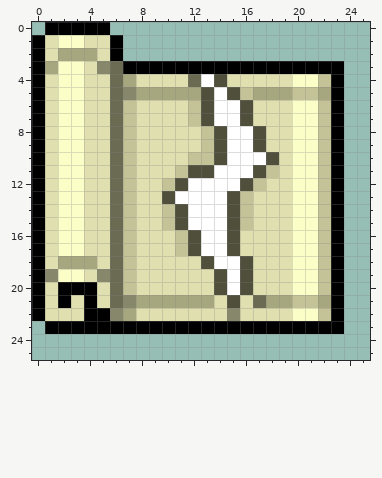
A pixel-art sprite gets an edit: web/public/assets/skill-icons/WZ_ICEWALL.png. The first picture shows the starting point.
The file is 26x26 pixels.
New version:
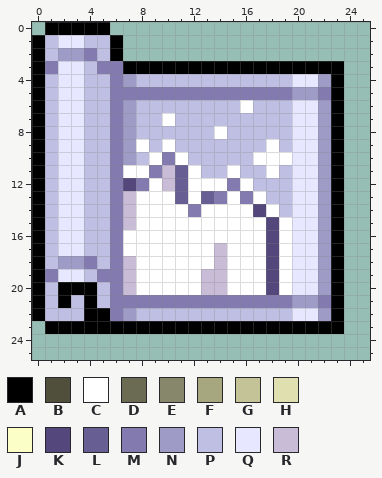
Palette (. is transparent): A #000000  B #4f4f3b  C #ffffff  D #6b6b53  E #87876b  F #a7a77f  G #c3c397  H #dfdfaf  J #fbffc7  K #53477b  L #675f93  M #837baf  N #9f9bc7  P #bfbfe3  Q #e7e7ff  R #c8bcd6
Edits made:
Changed rows in their new state; - is an unchanged pixel.
first column x 1:
 1 PQQPP-----------------
 2 PNNMP-----------------
 3 MQQPMM----------------
 4 PQQPPMNPPPPPPPPPPPPQQN
 5 PQQPPMMMMMMMMMMMMMMNNM
 6 PQQPPMNPPPPPPPPCPPPQQN
 7 PQQPPMNPPCPPPPPPPPPQQN
 8 PQQPPMNPPPPPPCPPPPPQQN
 9 PQQPPMNCPCPPPPPPPCPQQN
10 PQQPPMNPCMCPPPPP-CCQQN
11 PQQPPMCCMRLCPP-PPCPQQN
12 PQQPPMKMCRL---MCPPPQQN
13 PQQPPMRCCCL-LMCMCPPQQN
14 PQQPPMRCCCCM--CCKCPQQN
15 PQQPPMRCCCC---CCCKCQQN
16 PQQPPMCCCCCC--CCCKCQQN
17 PQQPPMCCCCCC-RCCCKCQQN
18 PNNMPMRCCCCCCR-CCKCQQN
19 MQQPMMRCCCCCRR-CCKCQQN
20 P---PMRCCCCCRR-CCKCQQN
21 P-P-PMMMMMMMMMMMMMMNNM
22 PPP--MNPPPPPPPPPPPPQQN
Boxes around the changes in both pictures, in picture pixels (x1, y1, x2, y2):
changed: (45, 35, 331, 321)
